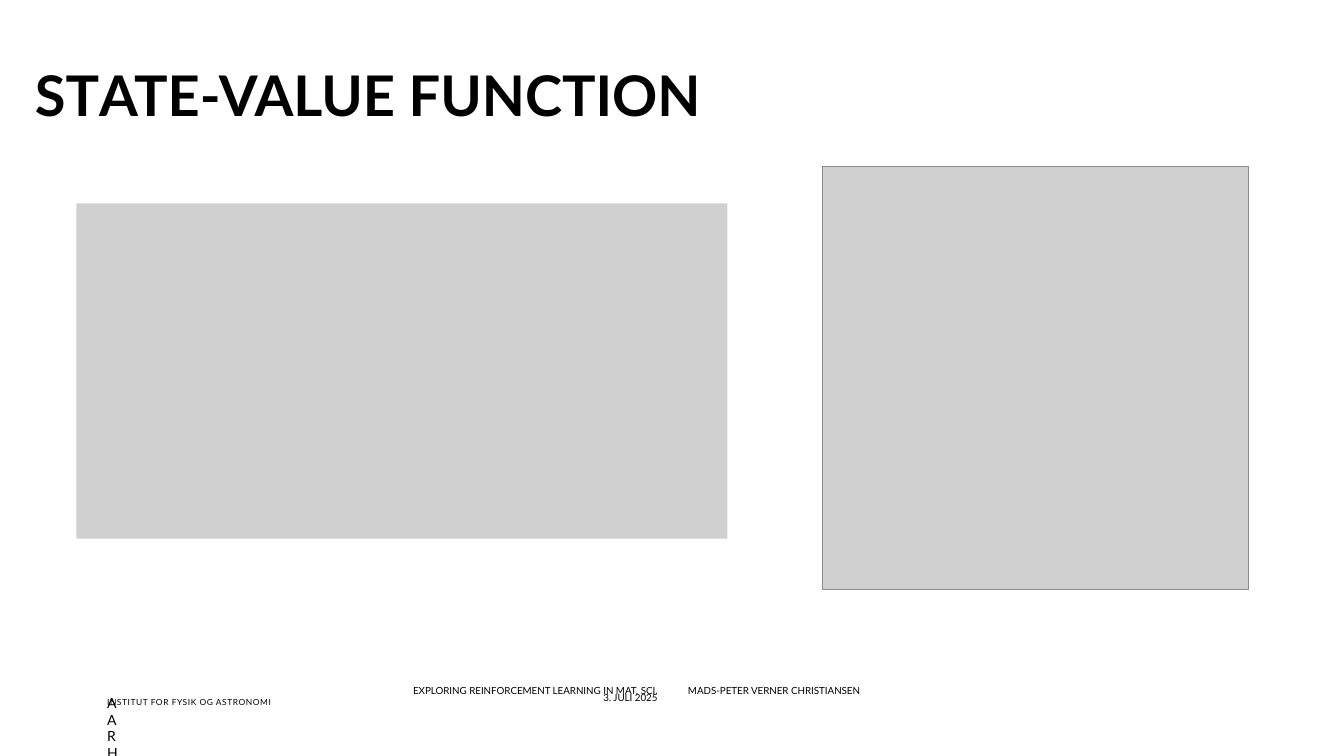
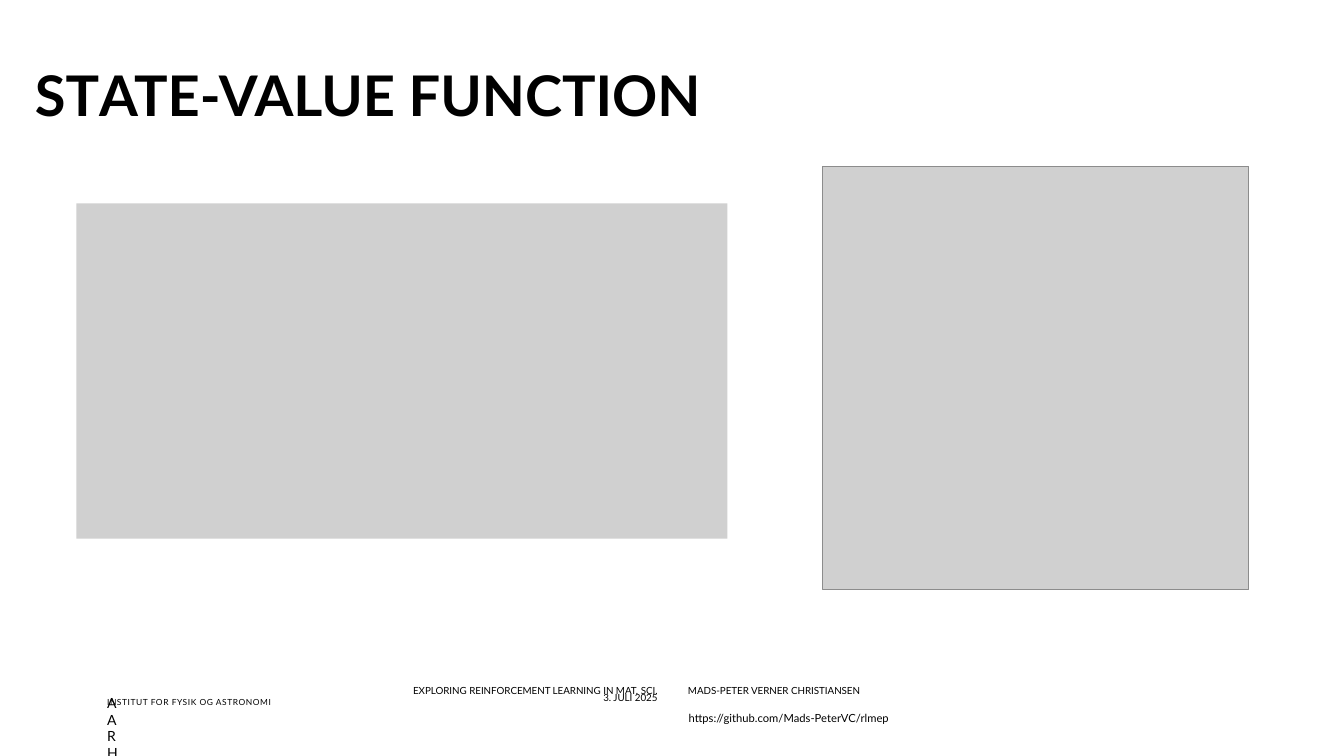
Before and after one commit to Mads-PeterVC/rlmep, a slide deck: slide 18 of slides/slides.pptx (slide 12 before the commit). Drawn at 1344x756 pixels with LibreOffice and Linux fonts; fonts in the diff are those of the drawing; grey boxes stand for pictures; background and template pictures are left out. Boxes give left, top, right and bottom in pixels: in the first picture for what was removed or moved away, otherwise in the second. Text is boxed around its words. In the diff, an @@ line names an element or a change of style, - is before the commit and + after.

```diff
--- a/slides/slides.pptx
+++ b/slides/slides.pptx
@@ text added at [689, 713, 889, 724], 8 pt, text #000000 @@
+https://github.com/Mads-PeterVC/rlmep
```
Also in this commit, not shown: 11 other slides changed, 7 slides added, 1 slide removed, 8 other files.
